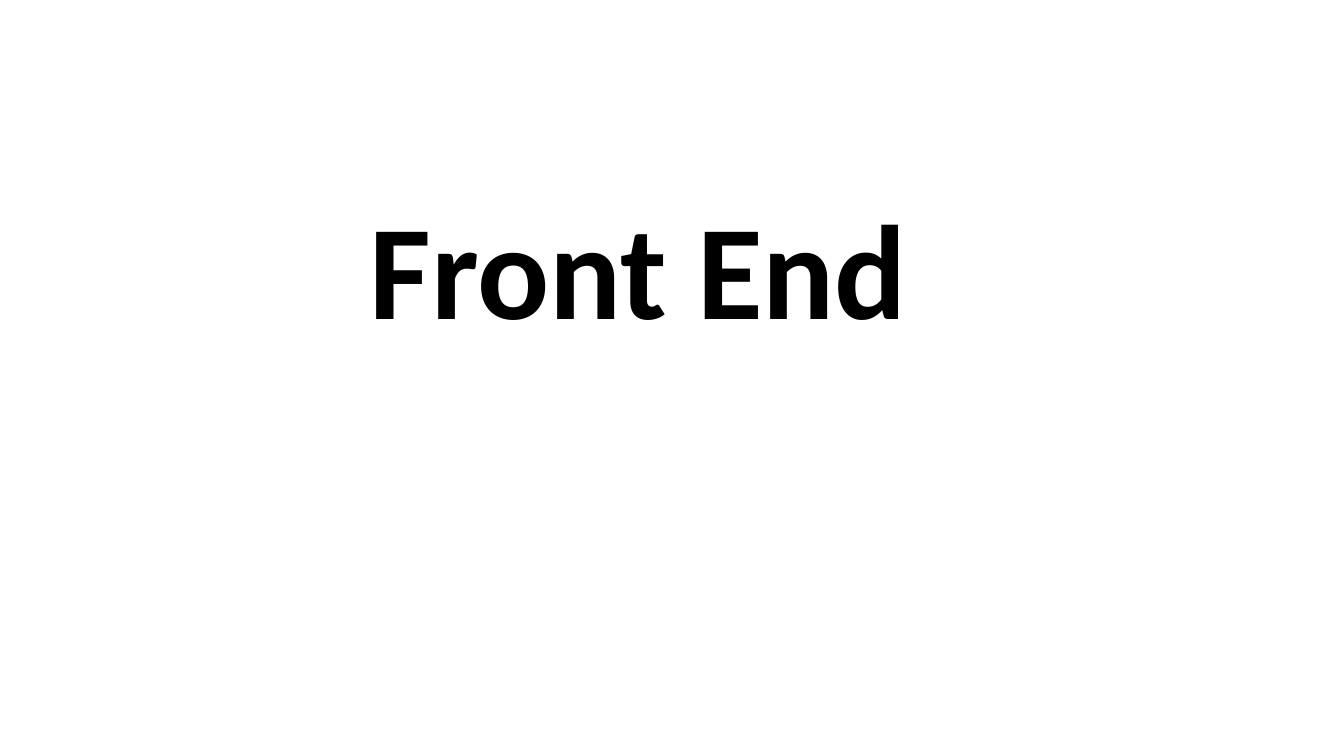
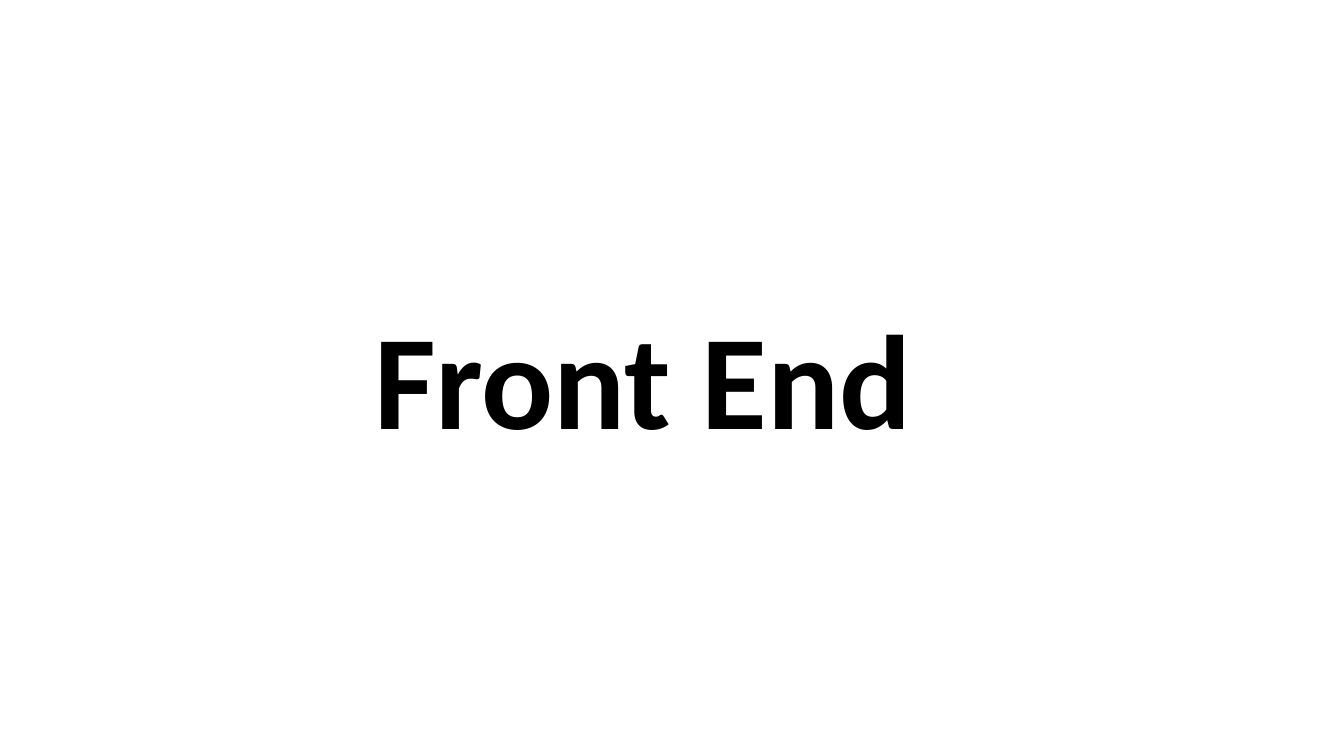
Before and after one commit to r-kass/gNetPlus, a slide deck: slide 4 of hackathon pres3.pptx. Drawn at 1344x756 pixels with LibreOffice and Linux fonts; fonts in the diff are those of the drawing; background and template pictures are left out. Boxes give left, top, right and bottom in pixels: in the first picture for what was removed or moved away, otherwise in the second. Text is boxed around its words. In the diff, an @@ line names an element or a change of style, - is before the commit and + after.

```diff
--- a/hackathon pres3.pptx
+++ b/hackathon pres3.pptx
@@ title "Front End": place and size @@
-title "Front End" at bbox=[370, 224, 907, 320]
+title "Front End" at bbox=[374, 334, 912, 430]
```
Also in this commit, not shown: 4 other slides changed, 1 slide added, 2 slides removed, 1 other file.
